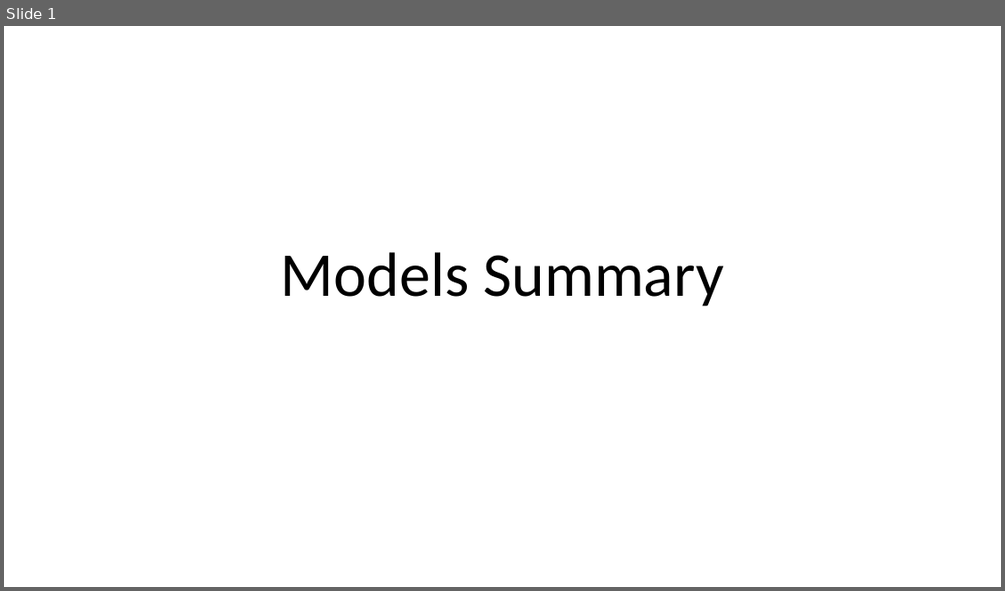
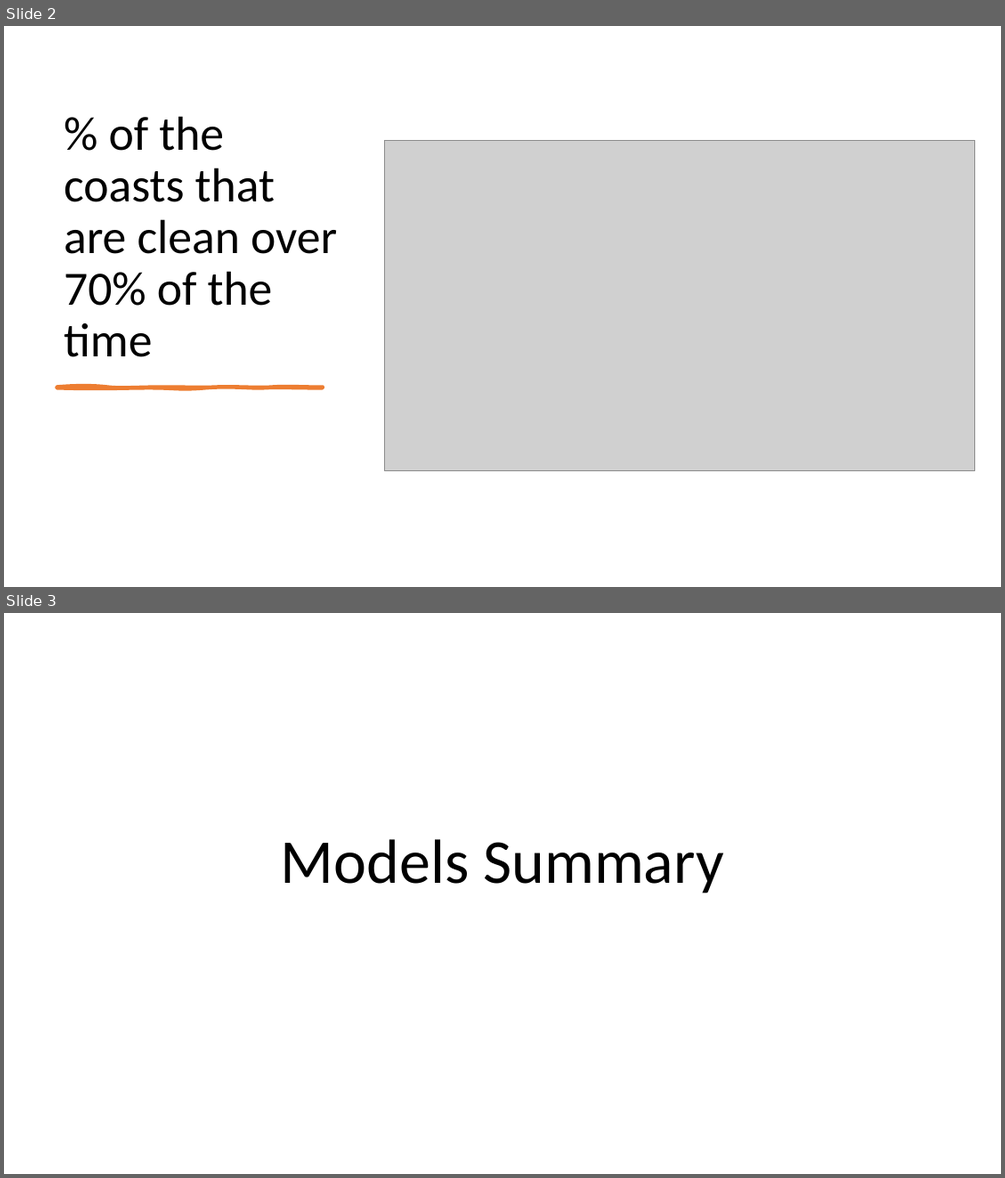
Before and after one commit to LiaCohn/clean-coasts, a slide deck: models/models.pptx. Shown one above the other, each under a label of ours: slide 1 before the commit, slides 2 and 3 after it. The pictures are 1005x591 and 1005x1178 pixels, drawn with LibreOffice and Linux fonts; fonts in the diff are those of the drawing; grey boxes stand for pictures. Boxes give left, top, right and bottom in pixels: in the first picture for what was removed or moved away, otherwise in the second. Text is boxed around its words. In the diff, an @@ line names an element or a change of style, - is before the commit and + after.

```diff
--- a/models/models.pptx
+++ b/models/models.pptx
@@ slide 2 added at bbox=[4, 26, 1001, 587], background #FFFFFF @@
@@ title added at bbox=[64, 116, 337, 357], 46 pt, text #000000 @@
+% of the coasts that are clean over 70% of the time
@@ picture added at bbox=[385, 141, 975, 471] @@
@@ freeform shape added at bbox=[57, 386, 323, 388], fill #ED7D31, outline #ED7D31 3 pt @@
@@ what was slide 1 is now slide 3 @@
```
Also in this commit, not shown: 1 other slide added, 9 other files.
